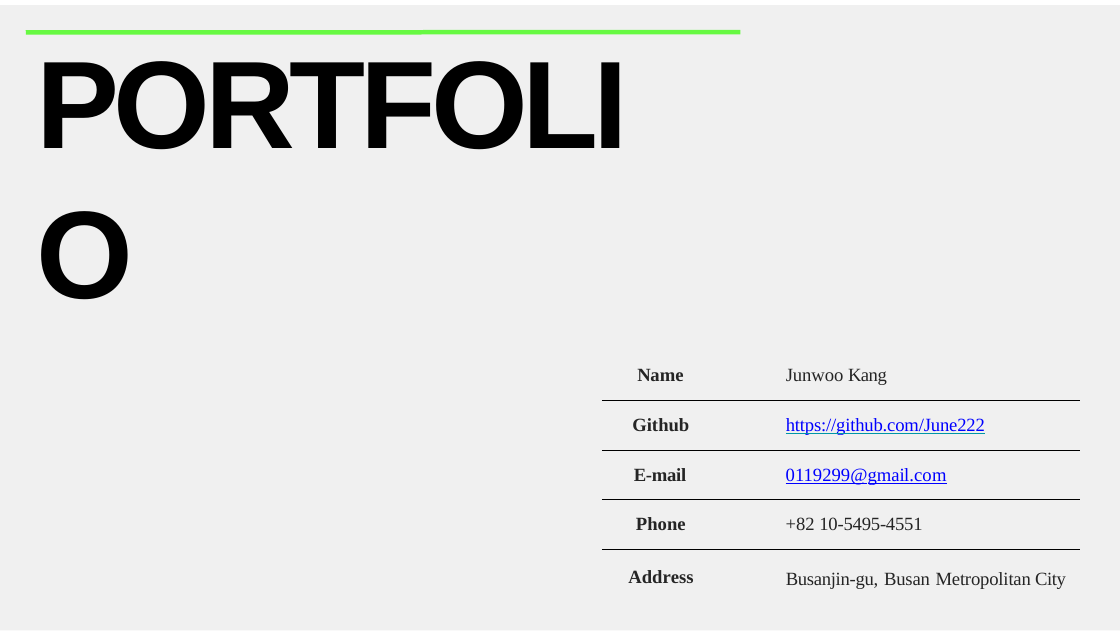
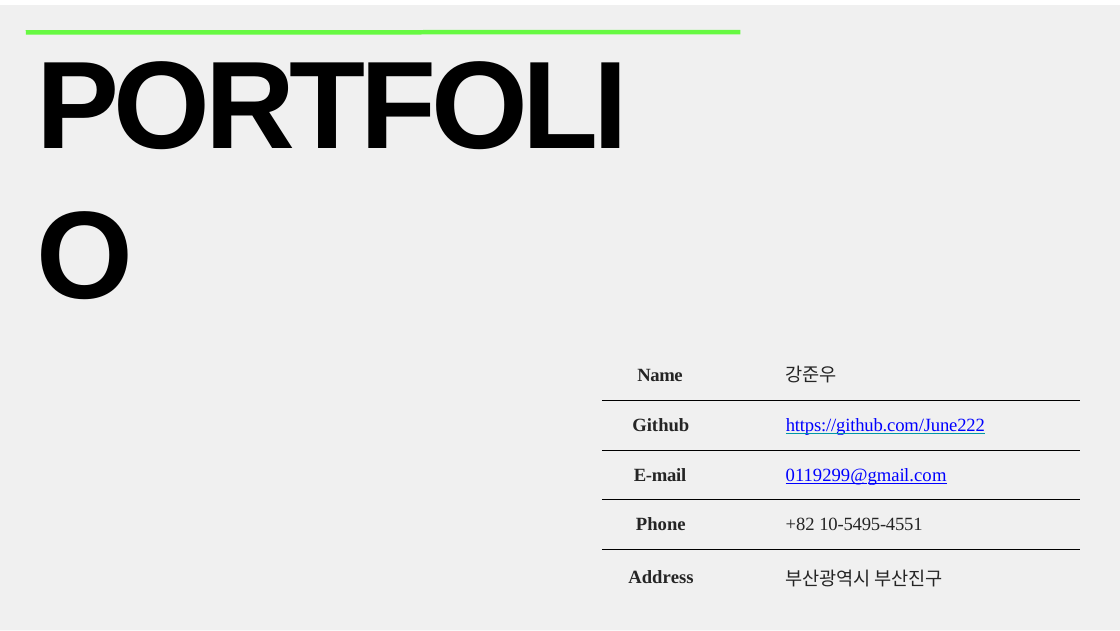
Before and after one commit to June222/June222.github.io, a slide deck: slide 1 of porfolio_kangjunwoo-010-5495-4551.pptx. Drawn at 1120x631 pixels with LibreOffice and Linux fonts; fonts in the diff are those of the drawing. Boxes give left, top, right and bottom in pixels: in the first picture for what was removed or moved away, otherwise in the second. Text is boxed around its words. In the diff, an @@ line names an element or a change of style, - is before the commit and + after.

```diff
--- a/porfolio_kangjunwoo-010-5495-4551.pptx
+++ b/porfolio_kangjunwoo-010-5495-4551.pptx
@@ text at [786,365,837,383]: text changed @@
-Junwoo Kang
+강준우
@@ text at [786,569,943,587]: text changed @@
-Busanjin-gu, Busan Metropolitan City
+부산광역시 부산진구
```
Also in this commit, not shown: 1 slide added, 1 slide removed.
